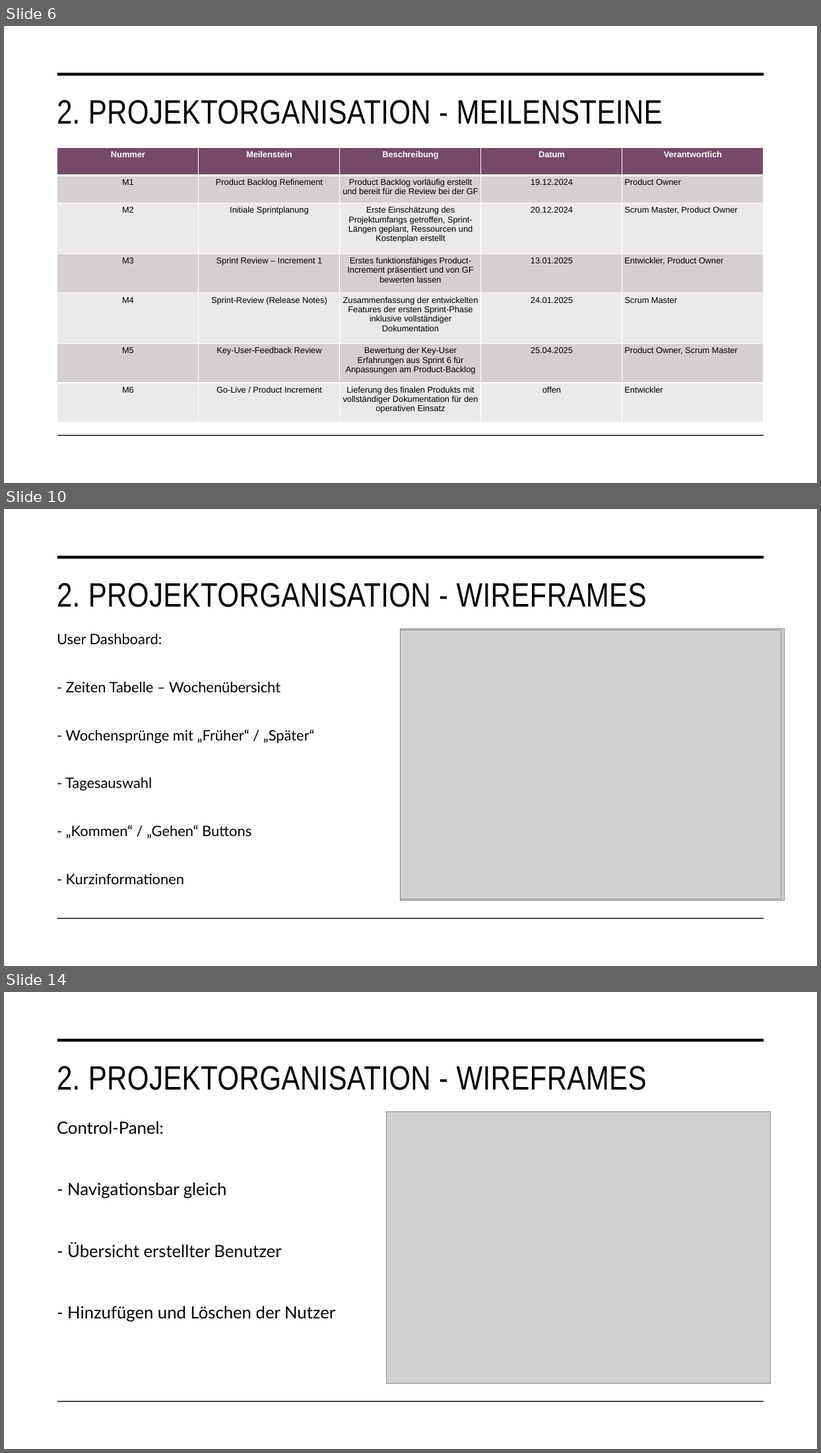
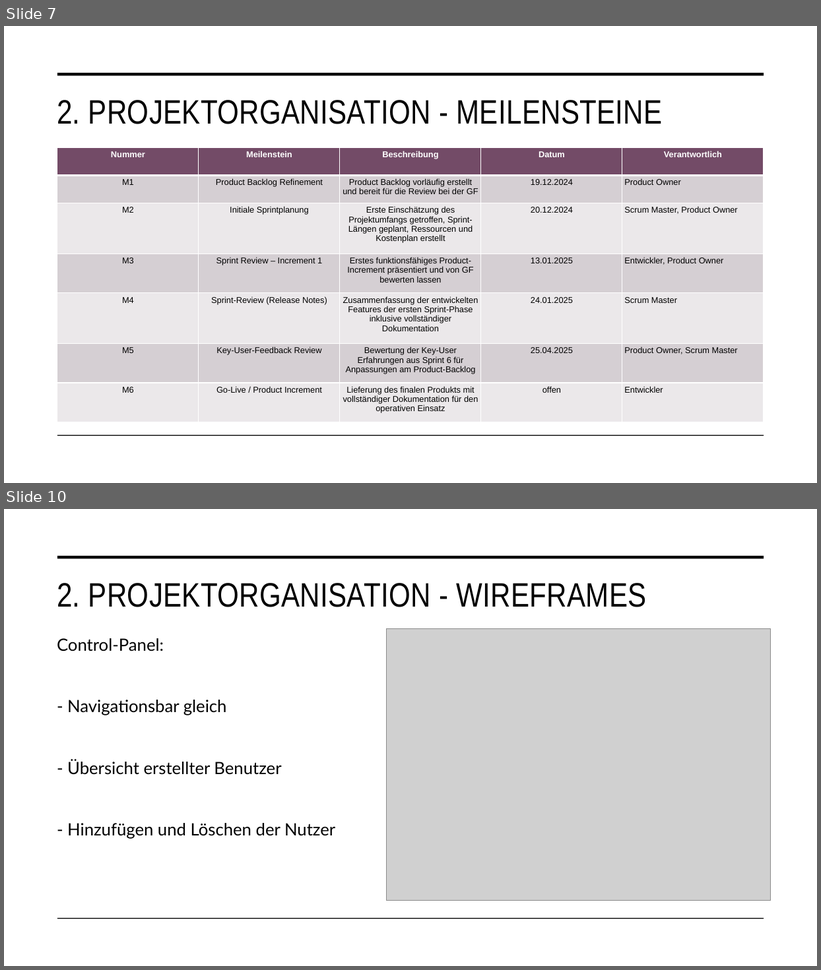
Before and after one commit to malu254/Eifrige-Otter-PM, a slide deck: Abgabe/Dokumentation/Präsentation.pptx. Shown one above the other, each under a label of ours: slides 6, 10 and 14 before the commit, slides 7 and 10 after it; the slides between them are not shown. The pictures are 821x1453 and 821x970 pixels, drawn with LibreOffice and Linux fonts; fonts in the diff are those of the drawing; grey boxes stand for pictures. Boxes give left, top, right and bottom in pixels: in the first picture for what was removed or moved away, otherwise in the second. Text is boxed around its words. In the diff, an @@ line names an element or a change of style, - is before the commit and + after.

```diff
--- a/Abgabe/Dokumentation/Präsentation.pptx
+++ b/Abgabe/Dokumentation/Präsentation.pptx
@@ slide 10 removed at (4, 509, 817, 966), background #FFFFFF; not listed: 2 template elements that a slide beside it also shows @@
@@ title removed at (57, 583, 647, 607) @@
-2. PROJEKTORGANISATION - WIREFRAMES
@@ text removed at (57, 634, 315, 885) @@
-User Dashboard:
-- Zeiten Tabelle – Wochenübersicht
-- Wochensprünge mit „Früher“ / „Später“
-- Tagesauswahl
-- „Kommen“ / „Gehen“ Buttons
-- Kurzinformationen
@@ picture removed at (401, 629, 785, 900) @@
@@ picture removed at (401, 630, 781, 900) @@
@@ what was slide 6 is now slide 7 @@
@@ what was slide 14 is now slide 10 @@
```
Also in this commit, not shown: 8 slides changed, 3 slides added, 4 other slides removed, 3 other files.
